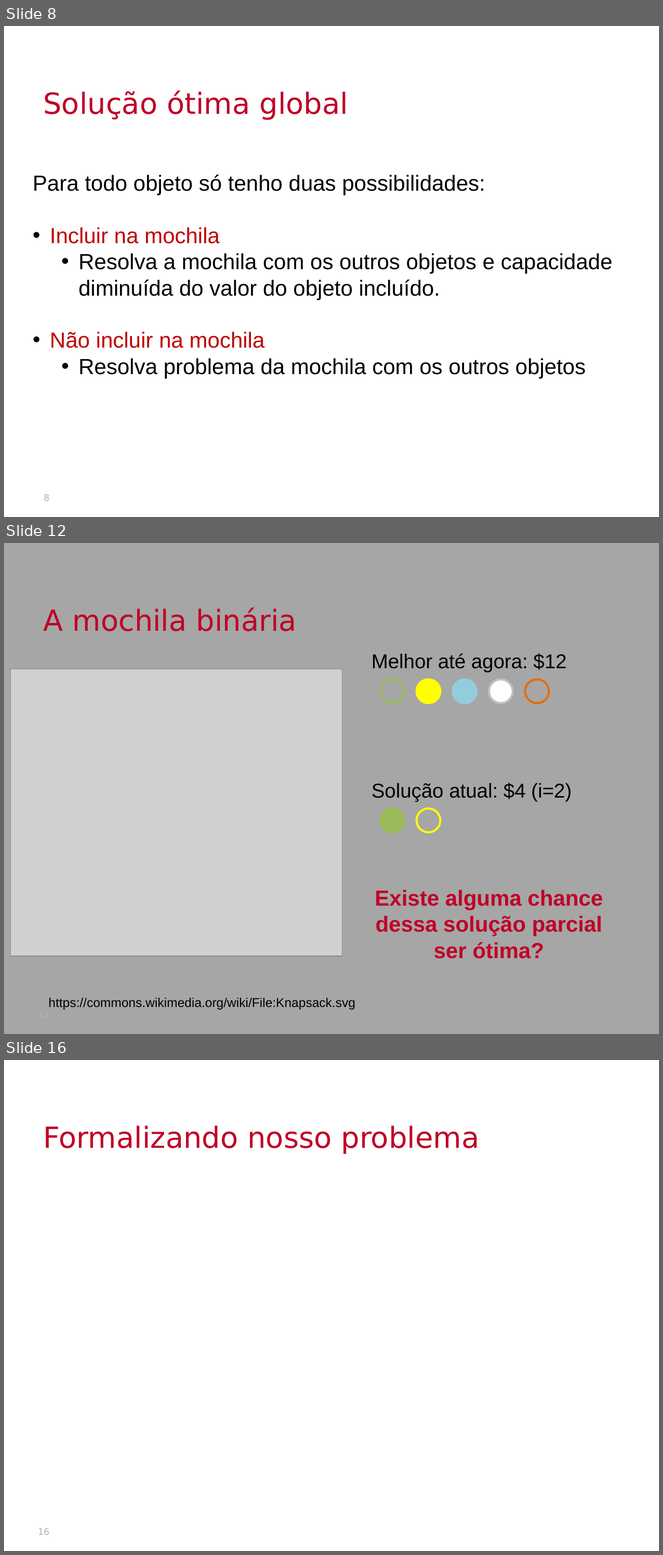
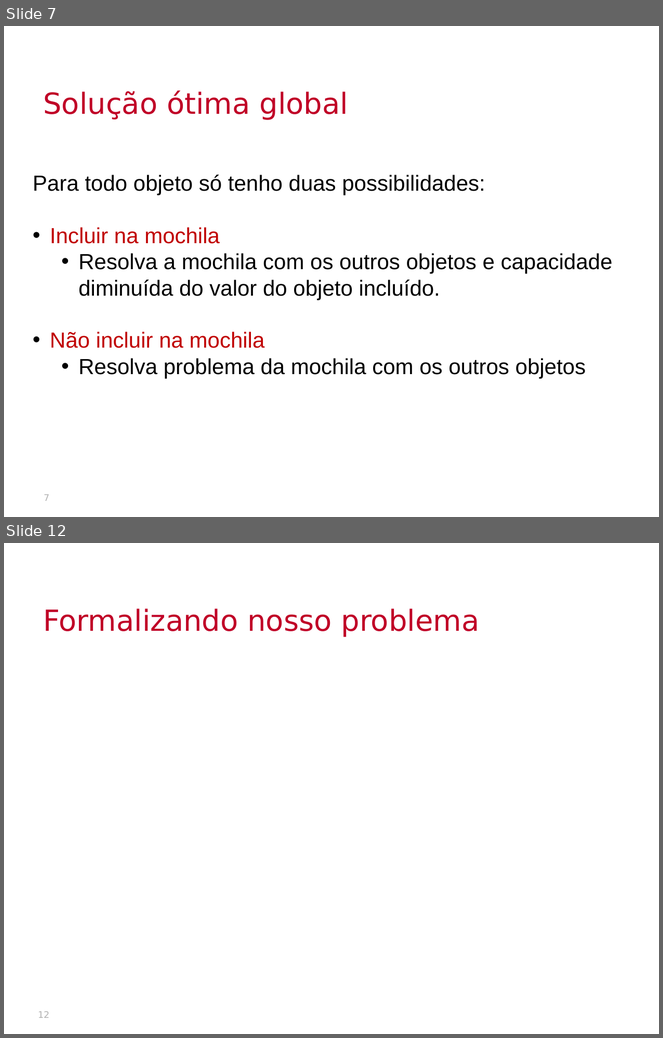
Before and after one commit to thalials/supercomp, a slide deck: aulas/10-branch-and-bound-II/slides.pptx. Shown one above the other, each under a label of ours: slides 8, 12 and 16 before the commit, slides 7 and 12 after it; the slides between them are not shown. The pictures are 663x1555 and 663x1038 pixels, drawn with LibreOffice and Linux fonts; fonts in the diff are those of the drawing; grey boxes stand for pictures; background and template pictures are left out. Boxes give left, top, right and bottom in pixels: in the first picture for what was removed or moved away, otherwise in the second. Text is boxed around its words. In the diff, an @@ line names an element or a change of style, - is before the commit and + after.

```diff
--- a/aulas/10-branch-and-bound-II/slides.pptx
+++ b/aulas/10-branch-and-bound-II/slides.pptx
@@ slide 12 removed at bbox=[4, 543, 659, 1034], background picture (left out) @@
@@ text removed at bbox=[43, 607, 297, 631] @@
-A mochila binária
@@ text removed at bbox=[372, 653, 567, 672] @@
-Melhor até agora: $12
@@ picture removed at bbox=[11, 669, 342, 956] @@
@@ ellipse removed at bbox=[380, 679, 404, 703] @@
@@ ellipse removed at bbox=[417, 679, 440, 703] @@
@@ ellipse removed at bbox=[453, 679, 476, 703] @@
@@ ellipse removed at bbox=[489, 679, 513, 703] @@
@@ ellipse removed at bbox=[526, 679, 549, 703] @@
@@ text removed at bbox=[372, 783, 572, 801] @@
-Solução atual: $4 (i=2)
@@ ellipse removed at bbox=[380, 809, 404, 833] @@
@@ ellipse removed at bbox=[417, 809, 440, 833] @@
@@ text removed at bbox=[375, 890, 603, 959] @@
-Existe alguma chance dessa solução parcial ser ótima?
@@ page number removed at bbox=[10, 1002, 56, 1028] @@
-12
@@ text removed at bbox=[49, 998, 356, 1010] @@
-https://commons.wikimedia.org/wiki/File:Knapsack.svg
@@ what was slide 8 is now slide 7 @@
@@ page number at bbox=[44, 495, 49, 501]: text changed @@
-8
+7
@@ what was slide 16 is now slide 12 @@
@@ page number at bbox=[38, 1012, 49, 1018]: text changed @@
-16
+12
```
Also in this commit, not shown: 5 slides changed, 5 slides added, 17 other slides removed, 27 other files.
